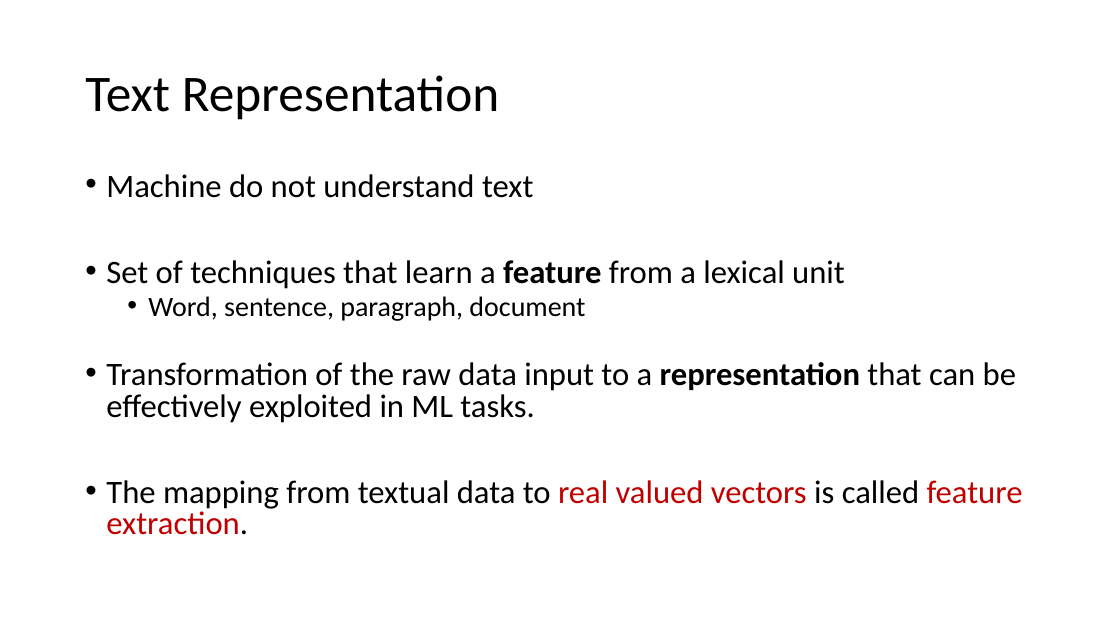
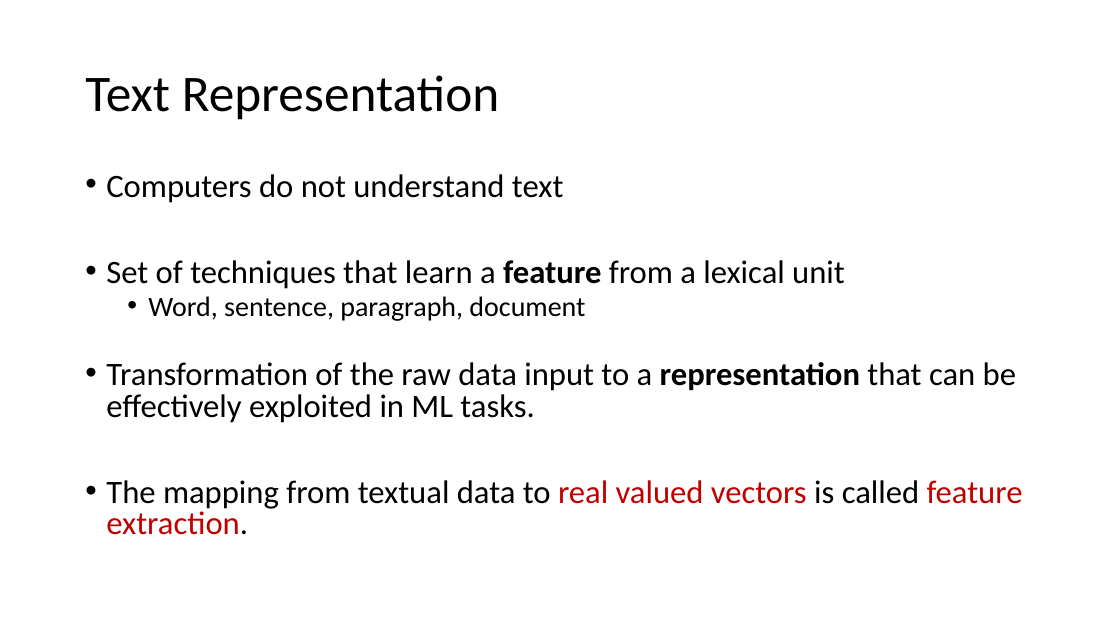
Before and after one commit to ICBI/AIMAHEAD_GU, a slide deck: slide 3 of Courses/ML_Concepts/Module_06_Natural_Language_Processing/Module_6_Natural_Language_Processing_01_text_representation_bow.pptx. Drawn at 1120x630 pixels with LibreOffice and Linux fonts; fonts in the diff are those of the drawing. Boxes give left, top, right and bottom in pixels: in the first picture for what was removed or moved away, otherwise in the second. Text is boxed around its words. In the diff, an @@ line names an element or a change of style, - is before the commit and + after.

```diff
--- a/Courses/ML_Concepts/Module_06_Natural_Language_Processing/Module_6_Natural_Language_Processing_01_text_representation_bow.pptx
+++ b/Courses/ML_Concepts/Module_06_Natural_Language_Processing/Module_6_Natural_Language_Processing_01_text_representation_bow.pptx
@@ text at (106, 174, 563, 203): text changed @@
-• Machine do not understand text
+• Computers do not understand text
```
Also in this commit, not shown: 1 other slide changed, 1 slide removed, 1 other file.
